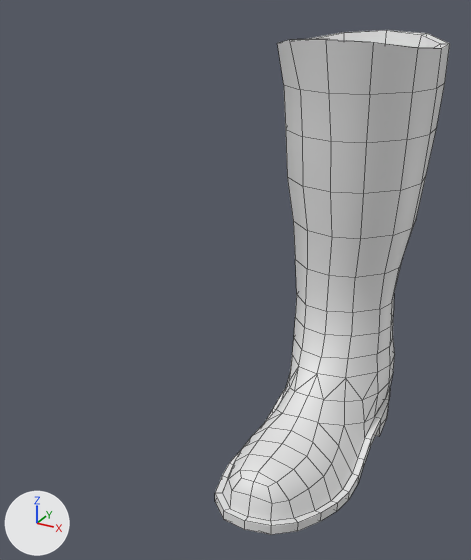
An edit to the Blender file Attires/Attires_Shoes/Attire_Shoes_BootsHigh/BootsHigh.blend, drawn before and after from the same camera.
The view is the same before and after, from a 50 mm camera at (0.334, -0.623, 0.452) aimed at (0.027, -0.065, 0.174). Arrows for +X, +Y and +Z are at lower left; the lights stay in place. Mesh edges are drawn as thin lines.

Before the edit, the objects in view are built like this:
```python
me_attire_shoes_bootshigh = bpy.data.meshes.new('Attire_Shoes_BootsHigh')
me_attire_shoes_bootshigh.from_pydata(...)  # 283 vertices, 300 faces; spans x 0.036..0.195, y -0.23..0.105, z 0.0..0.417
me_attire_shoes_bootshigh.polygons.foreach_set('use_smooth', [True] * 300)
ob_attire_shoes_bootshigh = bpy.data.objects.new('Attire_Shoes_BootsHigh', me_attire_shoes_bootshigh)
ob_attire_shoes_bootshigh.location = (0.0, 0.0, 0.0)
```
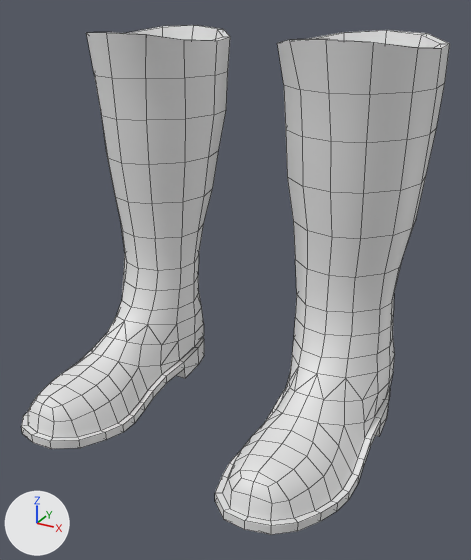
Boxes [x1, y1, x2, y2] around the edits, measured in the pictures (471 x 560 px):
```json
{"object": "Attire_Shoes_BootsHigh", "change": "modifiers changed", "before": [215, 30, 450, 535], "after": [21, 25, 450, 535], "on screen": "82% wider"}
```

The change, as JSON lines over the scene's bpy script:
```json
{"op": "add", "block": "ob_attire_shoes_bootshigh", "code": "_m = ob_attire_shoes_bootshigh.modifiers.new('Mirror', 'MIRROR')"}
```
